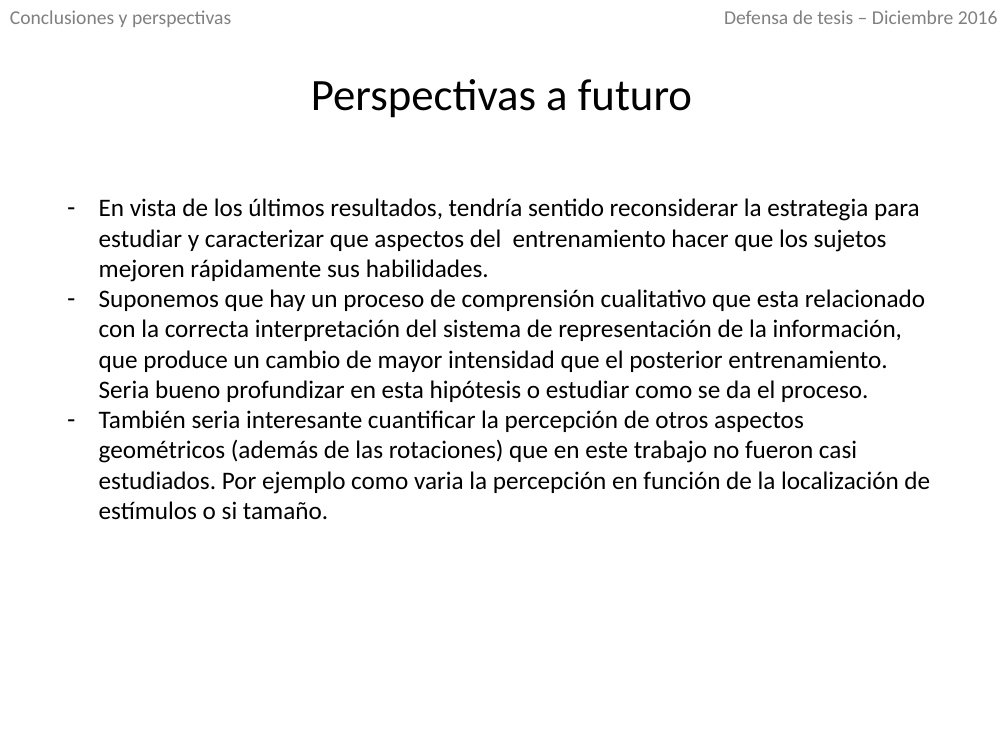
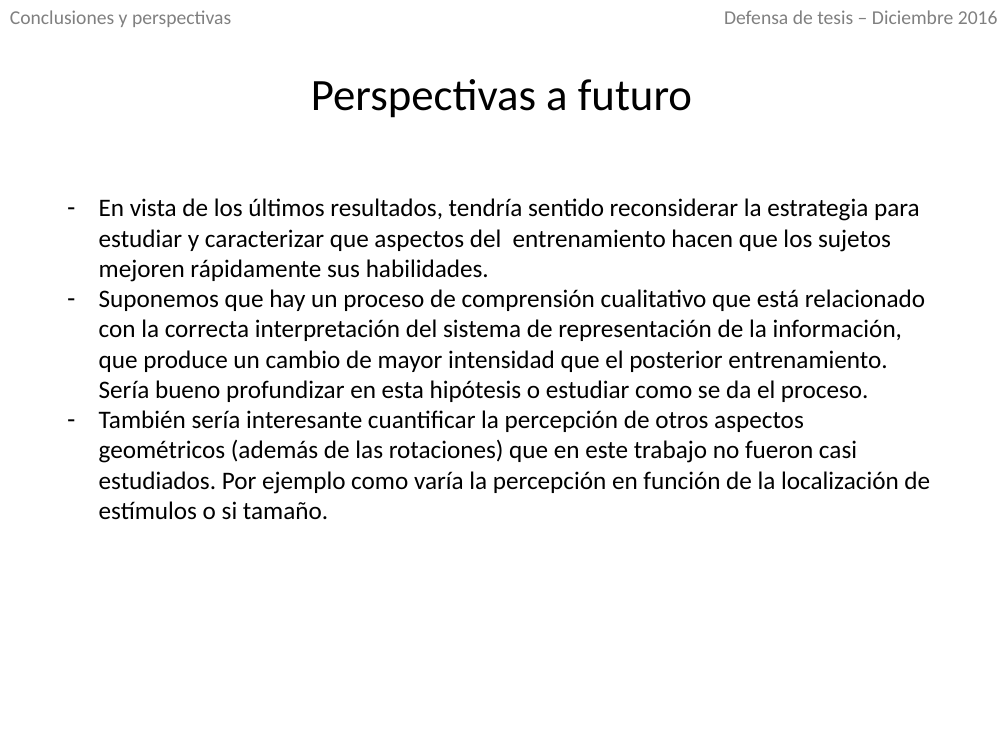
Before and after one commit to IoniUTDT/RedaccionTesis, a slide deck: slide 35 of Defensa/Cosas para usar/Defensa.pptx. Drawn at 1008x756 pixels with LibreOffice and Linux fonts; fonts in the diff are those of the drawing. Boxes give left, top, right and bottom in pixels: in the first picture for what was removed or moved away, otherwise in the second. Text is boxed around its words. In the diff, an @@ line names an element or a change of style, - is before the commit and + after.

```diff
--- a/Defensa/Cosas para usar/Defensa.pptx
+++ b/Defensa/Cosas para usar/Defensa.pptx
@@ text at (99, 198, 930, 520): text changed @@
-– En vista de los últimos resultados, tendría sentido reconsiderar la estrategia para estudiar y caracterizar que aspectos del entrenamiento hacer que los sujetos mejoren rápidamente sus habilidades.
-– Suponemos que hay un proceso de comprensión cualitativo que esta relacionado con la correcta interpretación del sistema de representación de la información, que produce un cambio de mayor intensidad que el posterior entrenamiento. Seria bueno profundizar en esta hipótesis o estudiar como se da el proceso.
-– También seria interesante cuantificar la percepción de otros aspectos geométricos (además de las rotaciones) que en este trabajo no fueron casi estudiados. Por ejemplo como varia la percepción en función de la localización de estímulos o si tamaño.
+– En vista de los últimos resultados, tendría sentido reconsiderar la estrategia para estudiar y caracterizar que aspectos del entrenamiento hacen que los sujetos mejoren rápidamente sus habilidades.
+– Suponemos que hay un proceso de comprensión cualitativo que está relacionado con la correcta interpretación del sistema de representación de la información, que produce un cambio de mayor intensidad que el posterior entrenamiento. Sería bueno profundizar en esta hipótesis o estudiar como se da el proceso.
+– También sería interesante cuantificar la percepción de otros aspectos geométricos (además de las rotaciones) que en este trabajo no fueron casi estudiados. Por ejemplo como varía la percepción en función de la localización de estímulos o si tamaño.
```
Also in this commit, not shown: 20 other slides changed, 1 other file.
